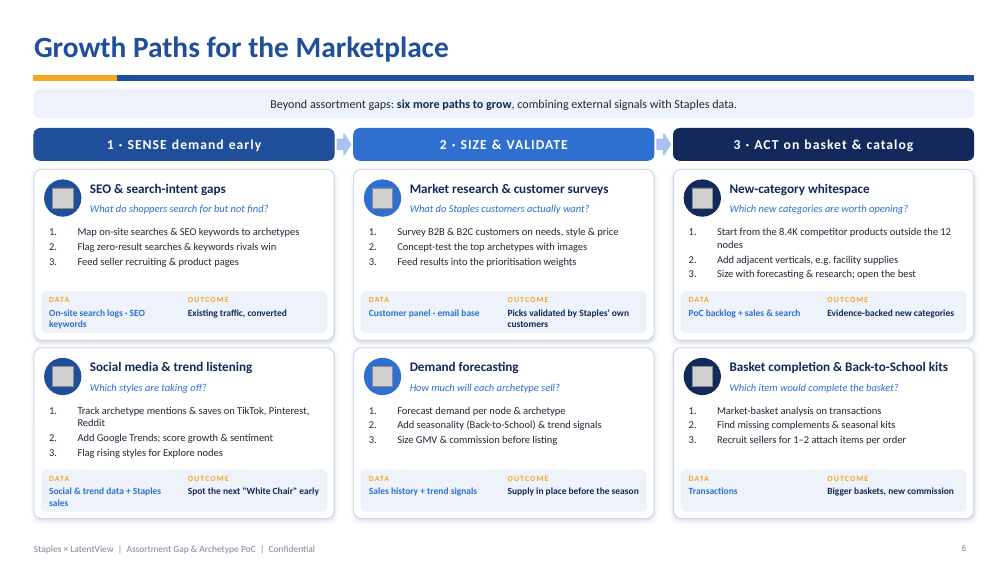
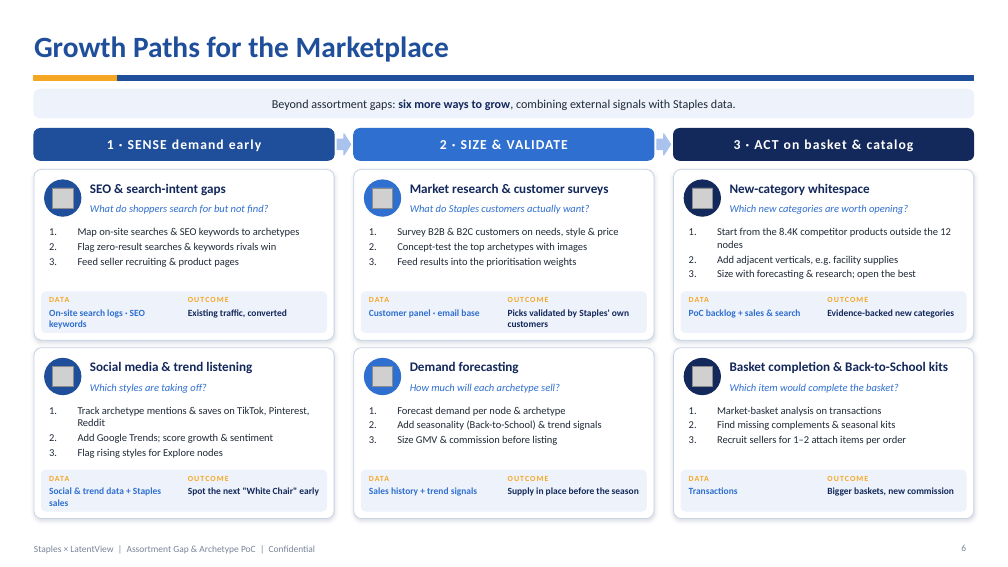
Before and after one commit to sandeeep96/My-Staples-PoC, a slide deck: slide 6 of 2. AL PoC/V2 - Categ from the scratch/outputs/ppt/Staples_Assortment_PoC_Deck_V6.pptx. Drawn at 1008x567 pixels with LibreOffice and Linux fonts; fonts in the diff are those of the drawing; grey boxes stand for pictures. Boxes give left, top, right and bottom in pixels: in the first picture for what was removed or moved away, otherwise in the second. Text is boxed around its words. In the diff, an @@ line names an element or a change of style, - is before the commit and + after.

```diff
--- a/2. AL PoC/V2 - Categ from the scratch/outputs/ppt/Staples_Assortment_PoC_Deck_V6.pptx
+++ b/2. AL PoC/V2 - Categ from the scratch/outputs/ppt/Staples_Assortment_PoC_Deck_V6.pptx
@@ text at bbox=[272, 99, 736, 110]: text changed @@
-Beyond assortment gaps: six more paths to grow, combining external signals with Staples data.
+Beyond assortment gaps: six more ways to grow, combining external signals with Staples data.
```
Also in this commit, not shown: 2 other slides changed, 7 other files.
